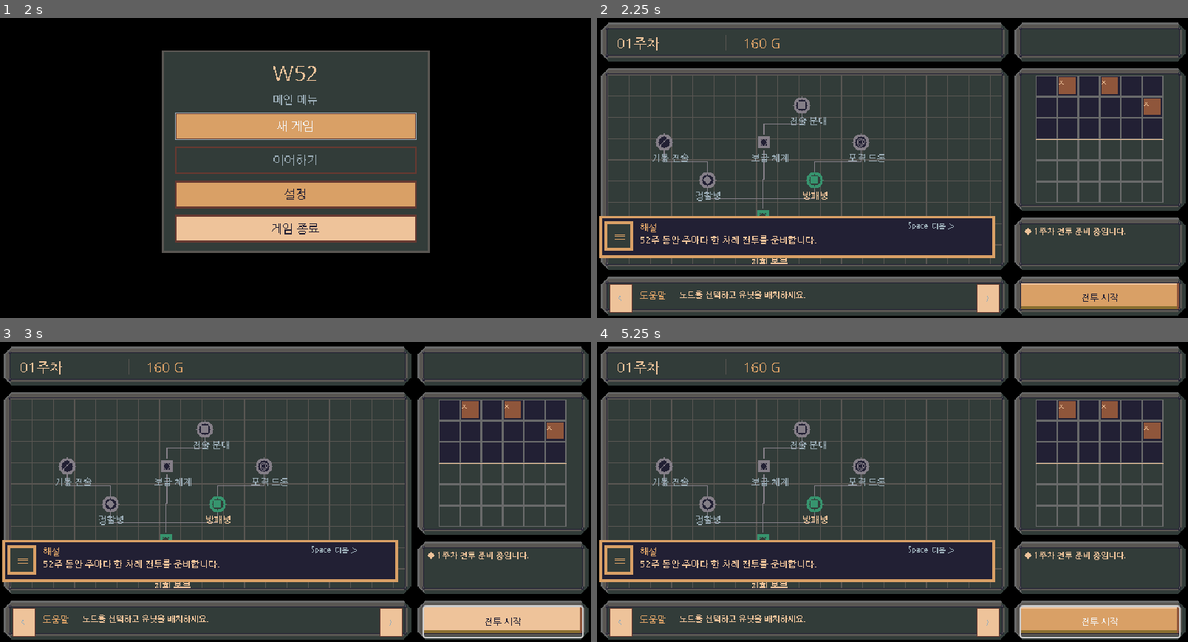
Above: before the commit, frames 1-4 (two rows, left to right).
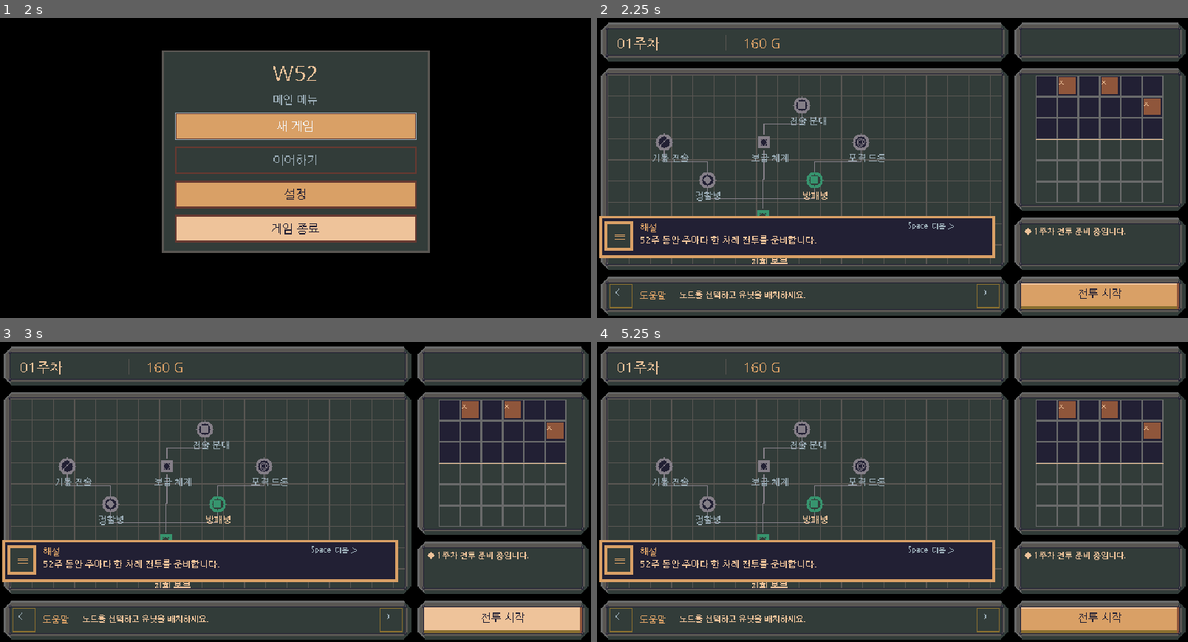
Above: after the commit, the same moments.

Repository: xcliming-svg/w52
Game: Godot game, scene res://main.tscn
Two runs of this game, one before a commit and one after it. Both use one fixed random seed, a clock stepped at 60 frames per second and the inputs below.
Inputs (mouse positions are in pixels of both pictures, inside the frame that each line leads up to):
- Up to frame 1 (2 s): tap Enter at 0.5 s; move the mouse to (425, 135) at 0.52 s; click (425, 135) at 0.67 s; tap Space at 0.77, 1.25 s; drag from (177, 168) to (265, 219) at 1.27 s
- Up to frame 2 (2.25 s): click "새 게임" at 2 s
- Up to frame 3 (3 s): click (502, 621) at 2.75 s
- Up to frame 4 (5.25 s): click (1099, 621) at 3.5 s; click (1099, 621) at 4.25 s; tap Enter at 5 s; move the mouse to (892, 477) at 5.02 s; click (892, 477) at 5.17 s

Frame 1 is identical in both runs. In frame 2, 0.8% of the frame differs, in the area x 2-89%, y 88-99%; in frame 3, 1.2%; in frame 4, 1.2%, in the area x 2-99%, y 87-99%.

Commit message:
fix(ui): use fixed-size texture-free hit controls and pixel-painted help/action glyphs

Diff:
--- a/scripts/game.gd
+++ b/scripts/game.gd
@@ -46,9 +46,10 @@
 var pan_press_node_id: String = ""
 
 var deploy_button: Button
-var battle_button: Button
-var prev_button: Button
-var next_button: Button
+var battle_button: TextureButton
+var prev_button: TextureButton
+var next_button: TextureButton
+var battle_label: String = "전투 시작"
 var log_scroll: ScrollContainer
 var log_column: VBoxContainer
 var tree_surface: Control
@@ -137,25 +138,17 @@
     var help := UI.content_rect("L3")
     # Construct compact arrows directly: menu button's initial font minimum
     # height is 31px and cannot fit the 28px content interior.
-    prev_button = Button.new()
-    next_button = Button.new()
-    prev_button.text = "〈"
-    next_button.text = "〉"
+    prev_button = TextureButton.new()
+    next_button = TextureButton.new()
     for b in [prev_button, next_button]:
+        # TextureButton supplies only a fixed-size rectangular input surface.
+        # Its DB32 box/glyph are drawn below; no texture is loaded or introduced.
         b.custom_minimum_size = Vector2(25, 26)
-        b.add_theme_font_size_override("font_size", 8)
-        for visual in ["normal", "hover", "pressed", "disabled"]:
-            var style := UI._button_style(UI.PRIMARY if visual == "normal" else UI.PRIMARY_HOVER)
-            style.set_border_width_all(1)
-            style.content_margin_left = 0
-            style.content_margin_right = 0
-            style.content_margin_top = 0
-            style.content_margin_bottom = 0
-            b.add_theme_stylebox_override(visual, style)
-        b.add_theme_color_override("font_color", UI.GAME_BACKGROUND)
-        b.add_theme_color_override("font_hover_color", UI.GAME_BACKGROUND)
-        b.add_theme_color_override("font_disabled_color", UI.MUTED)
         b.size = Vector2(25, 26)
+        b.mouse_entered.connect(queue_redraw)
+        b.mouse_exited.connect(queue_redraw)
+        b.button_down.connect(queue_redraw)
+        b.button_up.connect(queue_redraw)
         add_child(b)
     prev_button.position = Vector2(help.position + Vector2i(2, 1))
     next_button.position = Vector2(help.end - Vector2i(27, 27))
@@ -163,18 +156,10 @@
     next_button.pressed.connect(func() -> void: _change_help(1))
 
     var action := UI.content_rect("R4")
-    battle_button = Button.new()
-    battle_button.text = "전투 시작"
+    battle_button = TextureButton.new()
     battle_button.custom_minimum_size = Vector2(action.size)
     battle_button.position = Vector2(action.position)
-    battle_button.add_theme_font_size_override("font_size", 10)
     battle_button.size = Vector2(action.size)
-    for state in ["normal", "hover", "pressed", "disabled"]:
-        battle_button.add_theme_stylebox_override(state, StyleBoxEmpty.new())
-    battle_button.add_theme_color_override("font_color", UI.GAME_BACKGROUND)
-    battle_button.add_theme_color_override("font_hover_color", UI.GAME_BACKGROUND)
-    battle_button.add_theme_color_override("font_pressed_color", UI.TEXT)
-    battle_button.add_theme_color_override("font_disabled_color", UI.MUTED)
     battle_button.mouse_entered.connect(queue_redraw)
     battle_button.mouse_exited.connect(queue_redraw)
     battle_button.button_down.connect(queue_redraw)
@@ -568,13 +553,13 @@
     next_button.disabled = help_index >= week
     battle_button.disabled = phase == "battle" or (phase == "result" and week == MAX_WEEK)
     if phase == "battle":
-        battle_button.text = "전투 진행 중"
+        battle_label = "전투 진행 중"
     elif phase == "result" and week == MAX_WEEK:
-        battle_button.text = "52주 완료"
+        battle_label = "52주 완료"
     elif phase == "result":
-        battle_button.text = "다음 주"
+        battle_label = "다음 주"
     else:
-        battle_button.text = "전투 시작"
+        battle_label = "전투 시작"
     _update_popup()
     _refresh_log()
     _queue_ui_redraw()
@@ -642,6 +627,14 @@
         _draw_screw(origin)
 
 
+func _draw_help_arrow(button: TextureButton, glyph: String) -> void:
+    var background := UI.PANEL if button.disabled else (UI.PRIMARY_HOVER if button.is_hovered() else UI.PRIMARY)
+    var rect := Rect2(button.position, button.size)
+    _box(rect, background, UI.BUTTON_SHADE)
+    var color := UI.MUTED if button.disabled else UI.GAME_BACKGROUND
+    _text(glyph, button.position + Vector2(7, 3), 9, color)
+
+
 func _draw_action_background() -> void:
     var rect := UI.content_rect("R4")
     var disabled := battle_button.disabled
@@ -653,6 +646,10 @@
     draw_rect(Rect2(rect.position.x, rect.end.y - 3, rect.size.x, 3), UI.BUTTON_SHADE)
     draw_rect(Rect2(rect.end.x - 2, rect.position.y, 2, rect.size.y), UI.BUTTON_EDGE)
     draw_rect(Rect2(rect.end.x - 1, rect.end.y - 2, 1, 2), UI.BUTTON_DARK)
+    var font_px := 12
+    var label_width := FONT.get_string_size(battle_label, HORIZONTAL_ALIGNMENT_LEFT, -1, font_px).x
+    var label_pos := Vector2(rect.position.x + roundi((rect.size.x - label_width) / 2.0), rect.position.y + 3)
+    _text(battle_label, label_pos, font_px, UI.MUTED if disabled else UI.GAME_BACKGROUND)
 
 
 func _draw() -> void:
@@ -673,6 +670,8 @@
     var help := UI.content_rect("L3")
     _text("도움말", Vector2(help.position + Vector2i(35, 7)), 10, UI.GOLD)
     _text(_help_text(), Vector2(help.position + Vector2i(78, 7)), 9)
+    _draw_help_arrow(prev_button, "〈")
+    _draw_help_arrow(next_button, "〉")
     _draw_action_background()
 
 func _group_digits(value: int) -> String:
